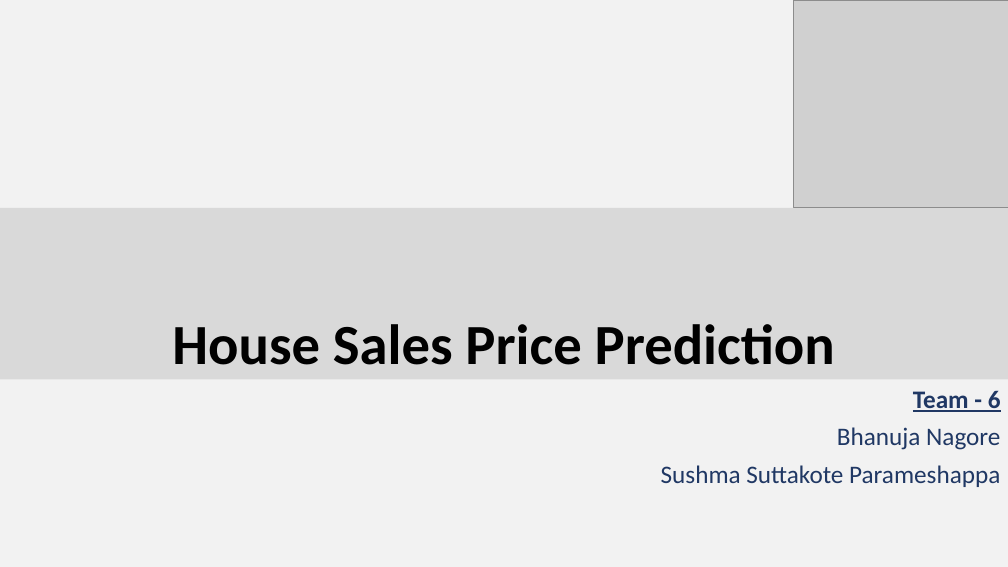
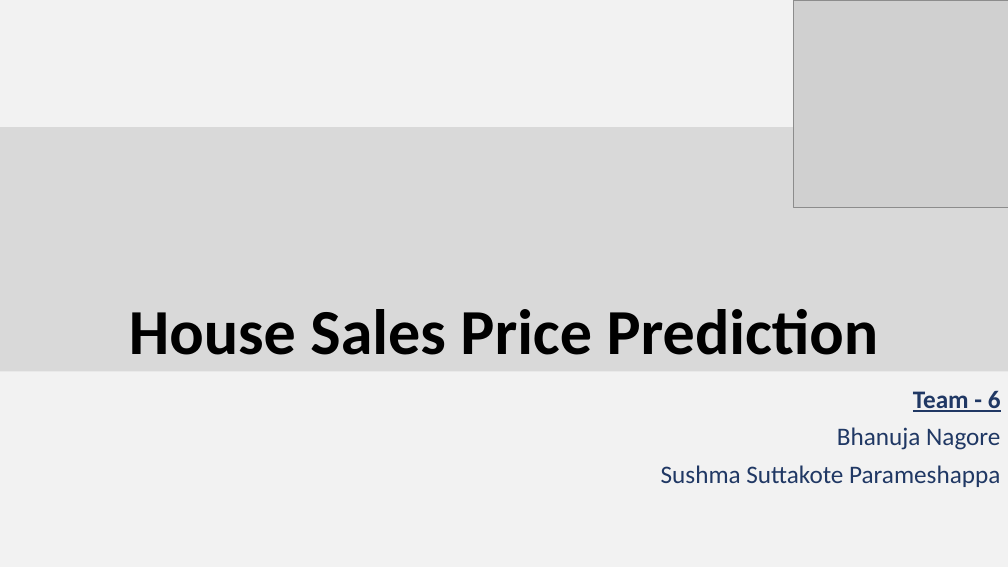
Before and after one commit to yingy4/ScalaProject_Team-6_Fall2017, a slide deck: slide 1 of Presentations/Planning_Presentation.pptx. Drawn at 1008x567 pixels with LibreOffice and Linux fonts; fonts in the diff are those of the drawing; grey boxes stand for pictures. Boxes give left, top, right and bottom in pixels: in the first picture for what was removed or moved away, otherwise in the second. Text is boxed around its words. In the diff, an @@ line names an element or a change of style, - is before the commit and + after.

```diff
--- a/Presentations/Planning_Presentation.pptx
+++ b/Presentations/Planning_Presentation.pptx
@@ rectangle "House Sales Price Prediction": place and size @@
-rectangle "House Sales Price Prediction" at [0,208,1008,380]
+rectangle "House Sales Price Prediction" at [0,127,1008,371]
@@ rectangle "House Sales Price Prediction" at [0,127,1008,371]: size 54 to 61 pt @@
```
Also in this commit, not shown: 5 other slides changed.
